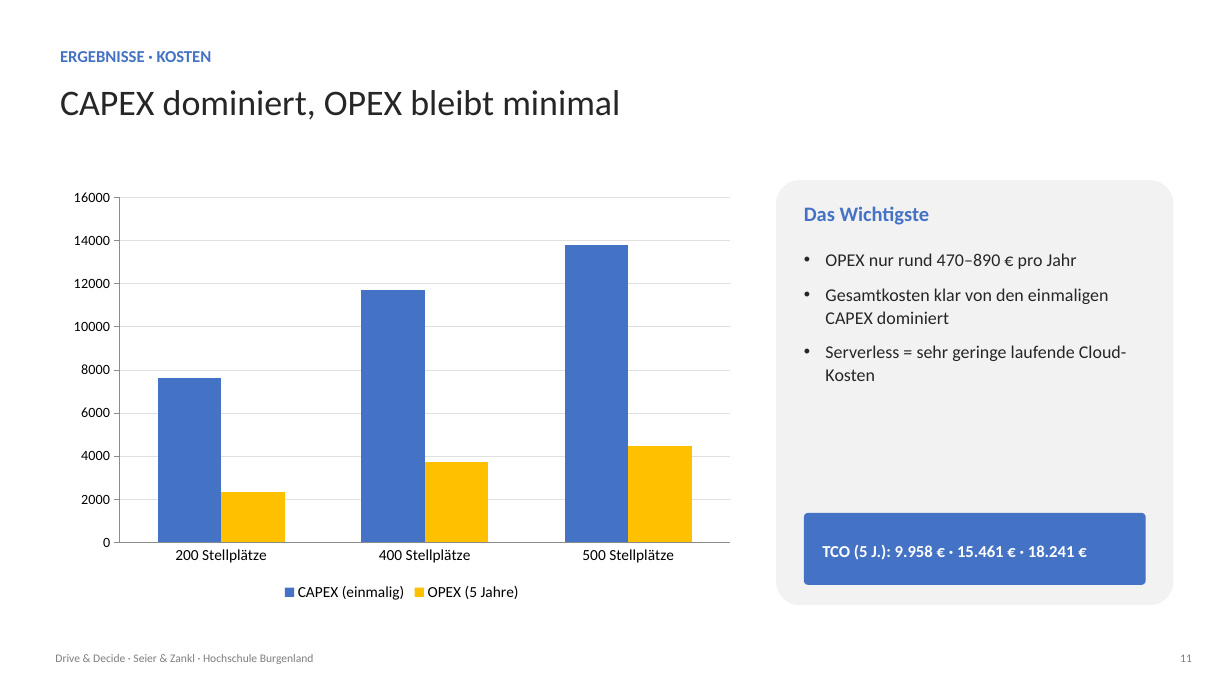
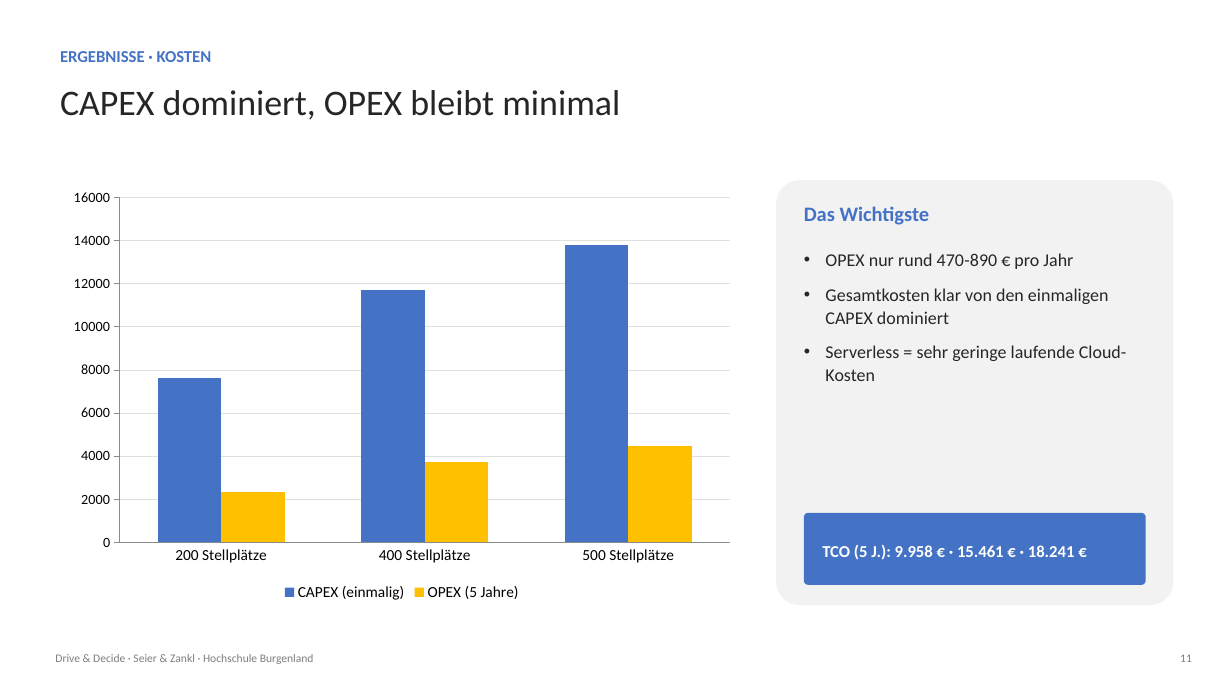
Before and after one commit to hochschule-jz/gruppe-n-inenp, a slide deck: slide 11 of presentation/Präsentation.pptx. Drawn at 1232x693 pixels with LibreOffice and Linux fonts; fonts in the diff are those of the drawing. Boxes give left, top, right and bottom in pixels: in the first picture for what was removed or moved away, otherwise in the second. Text is boxed around its words. In the diff, an @@ line names an element or a change of style, - is before the commit and + after.

```diff
--- a/presentation/Präsentation.pptx
+++ b/presentation/Präsentation.pptx
@@ text at bbox=[825, 253, 1073, 269]: text changed @@
-• OPEX nur rund 470–890 € pro Jahr
+• OPEX nur rund 470-890 € pro Jahr
```
Also in this commit, not shown: 7 other slides changed.
